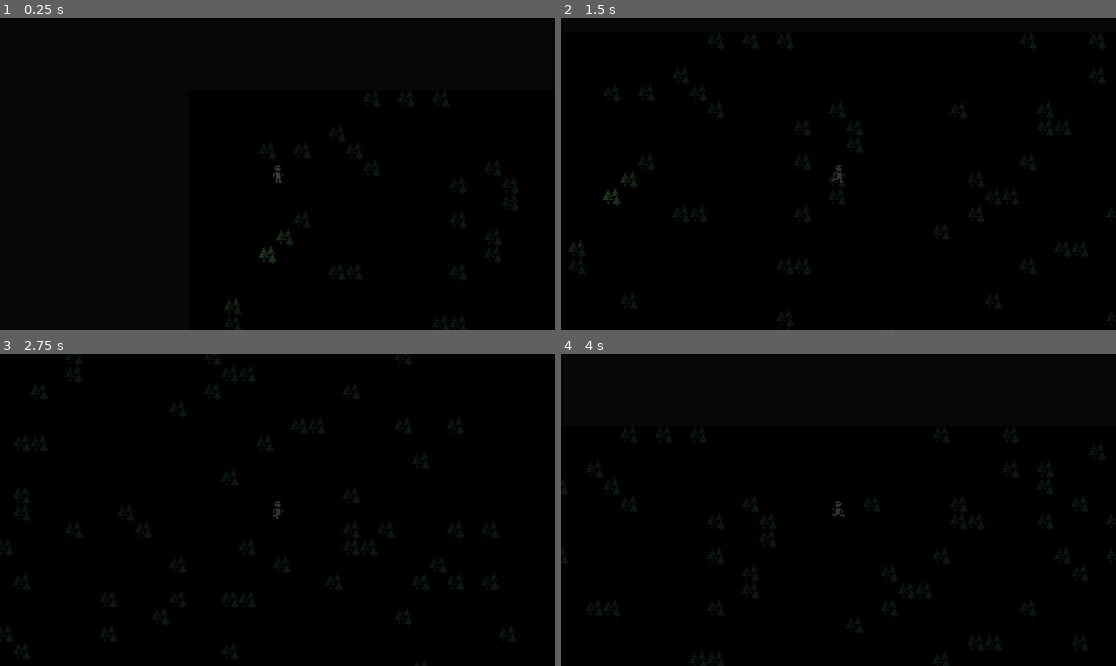
Above: before the commit, frames 1-4 (two rows, left to right).
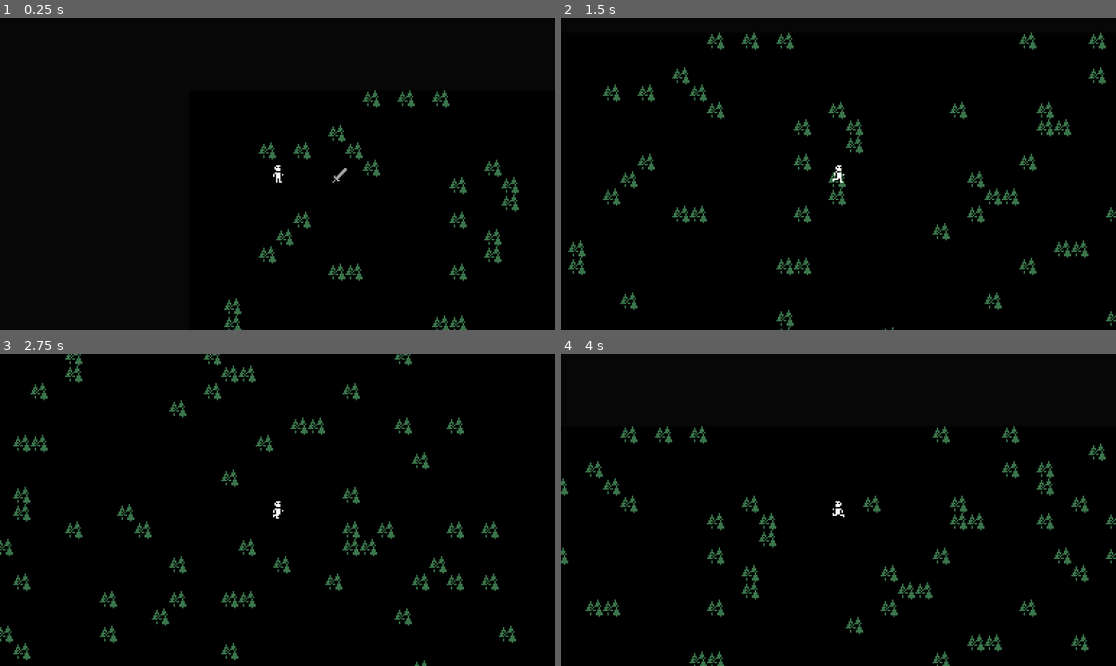
Above: after the commit, the same moments.

Repository: AchillesKastanas/Untitled-Dungeon-Crawler
Game: Godot game, scene res://scenes/Main.tscn
Two runs of this game, one before a commit and one after it. Both use one fixed random seed, a clock stepped at 60 frames per second and the inputs below.
Inputs:
- Up to frame 1 (0.25 s): no input
- Up to frame 2 (1.5 s): tap Enter at 0.5 s; hold D (move_right) 0.53-1.28 s; hold S (move_down) from 1.28 s (still down)
- Up to frame 3 (2.75 s): release S (move_down) at 2.03 s; hold D (move_right) from 2.03 s (still down)
- Up to frame 4 (4 s): release D (move_right) at 2.78 s; hold W (move_up) 2.78-3.53 s; hold A (move_left) from 3.53 s (still down)

The runs differ from the first frame. In frame 1, 1.9% of the frame differs, in the area x 40-94%, y 23-100%; in frame 2, 3.3%; in frame 3, 3.8%, in the area x 0-93%, y 0-100%; in frame 4, 3.3%.

Commit message:
Added  the first pickable item

Diff:
--- /dev/null
+++ b/scenes/Item.tscn
@@ -0,0 +1,19 @@
+[gd_scene load_steps=4 format=3 uid="uid://bodd5mbghhb2e"]
+
+[ext_resource type="Script" path="res://scripts/ItemBehaviour.gd" id="1_dmndc"]
+[ext_resource type="Texture2D" uid="uid://dpd4dcgq6i5sm" path="res://assets/sprites/spritesheet.png" id="1_wmoto"]
+
+[sub_resource type="CircleShape2D" id="CircleShape2D_3yb4g"]
+radius = 8.0
+
+[node name="Area2D" type="Area2D"]
+script = ExtResource("1_dmndc")
+
+[node name="Sprite2D" type="Sprite2D" parent="."]
+texture_filter = 1
+texture = ExtResource("1_wmoto")
+region_enabled = true
+region_rect = Rect2(339, 339, 12, 12)
+
+[node name="CollisionShape2D" type="CollisionShape2D" parent="."]
+shape = SubResource("CircleShape2D_3yb4g")
--- a/scenes/Main.tscn
+++ b/scenes/Main.tscn
@@ -1,9 +1,10 @@
-[gd_scene load_steps=7 format=3 uid="uid://bckcbriipq73g"]
+[gd_scene load_steps=8 format=3 uid="uid://bckcbriipq73g"]
 
 [ext_resource type="Script" path="res://scripts/DungeonGenerator.gd" id="1_cah65"]
 [ext_resource type="TileSet" uid="uid://b8wu2ro5k3jhy" path="res://assets/tileset.tres" id="2_ucrl0"]
 [ext_resource type="Script" path="res://scripts/RoomGenerator.gd" id="3_g0c5g"]
 [ext_resource type="PackedScene" uid="uid://cmnnims2rix15" path="res://scenes/Player.tscn" id="4_oru1s"]
+[ext_resource type="PackedScene" uid="uid://bodd5mbghhb2e" path="res://scenes/Item.tscn" id="5_n6c0q"]
 
 [sub_resource type="Gradient" id="Gradient_421t1"]
 offsets = PackedFloat32Array(0, 0.69)
@@ -40,10 +41,15 @@
 position = Vector2(61, 58)
 
 [node name="WorldDarkener" type="DirectionalLight2D" parent="."]
+enabled = false
 energy = 0.8
 blend_mode = 1
 
 [node name="TorchTester" type="PointLight2D" parent="."]
 position = Vector2(15, 96)
+enabled = false
 color = Color(0.963362, 0.889066, 0.717668, 1)
 texture = SubResource("GradientTexture2D_iomba")
+
+[node name="Area2D" parent="." instance=ExtResource("5_n6c0q")]
+position = Vector2(104, 59)
--- a/scenes/Player.tscn
+++ b/scenes/Player.tscn
@@ -56,7 +56,7 @@
 [node name="Player" type="Node2D"]
 z_index = 1
 
-[node name="CharacterBody2D" type="CharacterBody2D" parent="."]
+[node name="CharacterBody2D" type="CharacterBody2D" parent="." groups=["player"]]
 collision_mask = 2
 script = ExtResource("1_f2uly")
 
--- /dev/null
+++ b/scripts/ItemBehaviour.gd
@@ -0,0 +1,11 @@
+extends Area2D
+
+signal item_picked_up
+
+func _ready():
+	self.body_entered.connect( _on_body_enterered )
+
+func _on_body_enterered( body: Node ):
+	if body.is_in_group( "player" ):
+		print( "the player picked up the item" )
+		queue_free()
